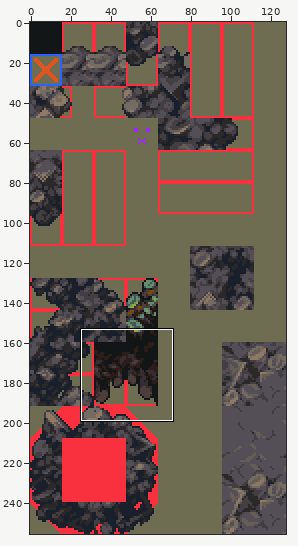
Sprite sheet: images/tiles/grey-rock1.png. Above: a wide view before the commit, with the close-up outlined.
Close-up. Earlier state:
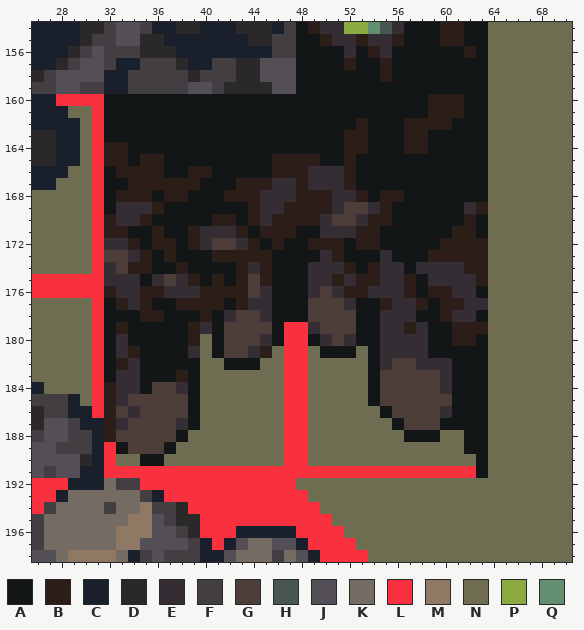
The file is 128x256 pixels. Shown: x 26..70, y 154..198.
Palette (. is transparent): A #131617  B #2c1d18  C #19202c  D #2b282a  E #352d34  F #433e41  G #4d3e3a  H #475651  J #544f56  K #746b63  L #f9303d  M #8f7965  N #6f6d51  P #8bab41  Q #618f70
Pixels before, first column x 26:
154 CCCCDDFJJFCCDDCCCDDDCFABEEPPQHEAAABBAANNNNNNN
155 CCCCDFFJJDDCCCCCCCDDFFAABEEBEEBAAABBAANNNNNNN
156 CCCDFJFFFDDDCCCCCCCCFFAAAAEABEAAAAAABANNNNNNN
157 CCDFJJFCCFFFDCCFFDDJJJAAAABAABAAAAAAAANNNNNNN
158 DFJJJJCCFFFFFDFFFDDJJJAAAAAAABAAAAAAAANNNNNNN
159 FFJJFFCCFFFFFJJFDDDDJJAAAAAAAAAAAAAAAANNNNNNN
160 CCLLLLAAAAAAAAAAAAAAAAAAAAAAAAAAABBBAANNNNNNN
161 CCCNNLAAAAAAAAAAAAAAAAAAAAAAAAAAABBBAANNNNNNN
162 CCCCNLAAAAAAAAAAAAAAAAAAAAABAAABBBBAAANNNNNNN
163 DDCCNLAAAAAAAAAAAAAAAAAAAABBAAABBAAAAANNNNNNN
164 DDCCNLBBAAAAAAAAAAAAAAAAAABBAAABBAAAAANNNNNNN
165 DDCCNLBBABBAAAAAAAAABBBBAABAAAAAAAAAAANNNNNNN
166 CCCNNLABBBBAABBAAAAABBBEEEBAAAAAAAAAAANNNNNNN
167 CCNNNLAABBBBBBAAABBBEEBEEEBAAAAAAAAAAANNNNNNN
168 NNNNNLABBBABBAAABBBEEEBBBEEBABBAAAAAAANNNNNNN
169 NNNNNLAEEEBAAAAAAABEEBBBBEGGEBAAAAAAEBNNNNNNN
170 NNNNNLBEEBAAAAABBABEBBBBEGGEBBAAAAAABANNNNNNN
171 NNNNNLBBAABAABEEEBABBBAAEEEBBAAAAAABBANNNNNNN
172 NNNNNLEEBABBABEGGEBABAABBBABBAAAAABBBBNNNNNNN
173 NNNNNLGGEBABAAABBBBBAAAAEBAAAEAAABBBBBNNNNNNN
174 NNNNNLEGBBAABAAAABEBAAAEEEBABEEAEEEEBBNNNNNNN
175 LLLLLLEEEAEGEBABABGBAAAEEBEBBEEBAEEEEBNNNNNNN
176 LLLLLLBEEBBEEEBBBBGEAAAEGEBBEEEBABBEEANNNNNNN
177 NNNNNLABEBAABBBBABEEAAAGGGEAABEEBABBEENNNNNNN
178 NNNNNLAAABBAAABAEGGEAAAGGGGAAEEEAABEEANNNNNNN
179 NNNNNLABAAAAABEAGGGGALLEGGGAAEEBEAABBBNNNNNNN
180 NNNNNLAEAAAAABNAGGGEALLAEGEAAEEEEAABBANNNNNNN
181 NNNNNLAEBAAAAENAGGEBNLLNAAANAEEEEAAAAANNNNNNN
182 NNNNNLABEAAAAANNAAANNLLNNNNNAEGGEEEAAANNNNNNN
183 NNNNNLAEEAAABANNNNNNNLLNNNNNAGGGGGEAAANNNNNNN
184 CNNNNLBEEAGGEANNNNNNNLLNNNNNAGGGGGEAAANNNNNNN
185 FFFCNLBEGGGGGANNNNNNNLLNNNNNAGGGGGGAAANNNNNNN
186 DFFCCLBGEGGGGANNNNNNNLLNNNNNNAGGGGEAAANNNNNNN
187 DJJFCCBEGGGGEANNNNNNNLLNNNNNNNAGGGAAAANNNNNNN
188 FJJFFCBGGGGGANNNNNNNNLLNNNNNNNNAAANNAANNNNNNN
189 JJFFFCLAGGGANNNNNNNNNLLNNNNNNNNNNNNNAANNNNNNN
190 JJJJDCLNNAANNNNNNNNNNLLNNNNNNNNNNNNNNANNNNNNN
191 JFJJCCLLLLLLLLLLLLLLLLLLLLLLLLLLLLLLLANNNNNNN
192 LLLCCCKFFLLLLLLLLLLLLLNNNNNNNNNNNNNNNNNNNNNNN
193 LLCKKKKKKFCLLLLLLLLLLLLNNNNNNNNNNNNNNNNNNNNNN
194 LFKKKKFKKMFFDLLLLLLLLLLLNNNNNNNNNNNNNNNNNNNNN
195 FKKKKKKKMMJFDDLLLLLLLLLLLNNNNNNNNNNNNNNNNNNNN
196 FKKKKKKMMMJJFDLLLCCCCCLLLLNNNNNNNNNNNNNNNNNNN
197 FKKKKKKMMJJJJFCLCJKKJJCLLLLNNNNNNNNNNNNNNNNNN
198 JJKMMMMKCFJFFFCCJKKKFKJCLLLLNNNNNNNNNNNNNNNNN
And afterwards:
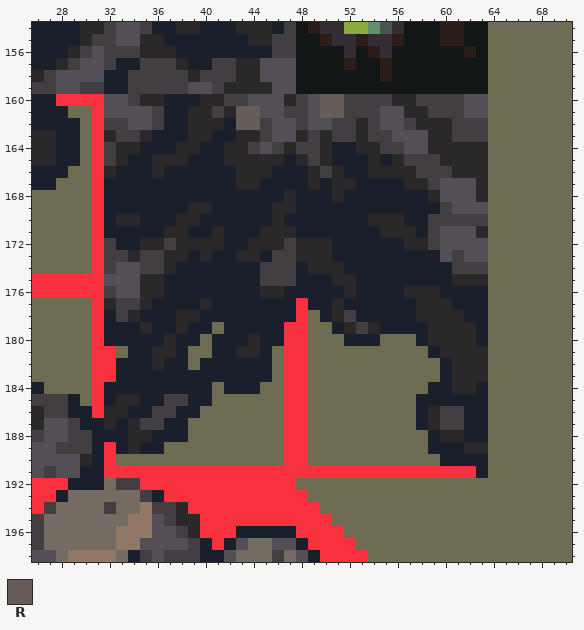
Colours new in this view: R #655d56
From the commit log: Added tile definitions for the new grey rock tiles.
Change:
Changed rows in their new state; - is an unchanged pixel.
first column x 32:
160 JJFDDCCCDDFFJJJDFJRRFFFFDDFFFFJJ
161 JJJJFCCDDFDRRJJFFJRRFFFJJDDFFFJJ
162 FFJJFCCDDDCRRFJJFJJFFDFJJFDDDFFF
163 DFFDCCCDDCCDDFJJDFDFFDFFJJJDDFFF
164 FDDCCCDDCCDDFJFDFFDCCDDFFJJDDDDD
165 FDCCDDDCCCDDDDDCDFDCCCDCDFFFDDDD
166 DCCCDCCCCCCDDDCCCDFDCCDDDDFFFDDD
167 CCCCCCCCCCCDDCCCCDCDDCCCCDDFJJJD
168 CCCCCCCCCCCCCCCDCCCDCCCCCCCDJJJD
169 CCCCCCCDDCCCCCDDCCCCCCCCCCCCFJJJ
170 CDDCCCDDCCCCCCDCCCCCCCDDDCCFFFFF
171 CCCCCDDCCDCCCDDDCCCCCCCDDDCFJJJD
172 FCCDDFDDDDCCDDDFDDDCCCCCCDDFJJJJ
173 FFDFFDDCDCCDDCFFDDDCCCCCCCCCJFJJ
174 FJJFFDCCCCCCCFFFCDDDCCCCCCCCCFFF
175 JJJDDCCCCCCCCFFFCCCDDCCCCCCCCDDD
176 FJJDDCCCCCCCCDDCCCCCDCCCCDDDCCCC
177 DFFDCCCCDCCCCCCCLCCDCCCCCCDDDCCC
178 CFDCCCDDCCCCCCCCLNCDFCCCCCDDDDCC
179 CCCDCCDCCNCCCCC--NNCDFDCCCCDDDDC
180 CCCCCDCC-CCCDCC--NNNCCCNNNCDDDDC
181 LNCCDDCN-CCDDC----NNN-NNNNNCDDDD
182 LCCCDCCNCCCCCC--------NNNNNNCDDD
183 LCCCCCCCCCCCCC--------NNNNNNCDDD
184 CCCCCCCCC-CCC---------NNNNNCCDDC
185 CDDCCFFCC-------------NNNNCCCCCC
186 DDCCFFCC---------------NNNCDFFCC
187 DCDFFCCN----------------NNCDFFCC
188 CCDDCCC------------------NNCDDCC
189 -CDCCN---------------------CCCDD
190 ---NN-----------------------CCCC
191 -------------------------------C
Where, in picture pixels (left, top, right, bottom), the same in both close-ups:
changed: (104, 94, 488, 478)
